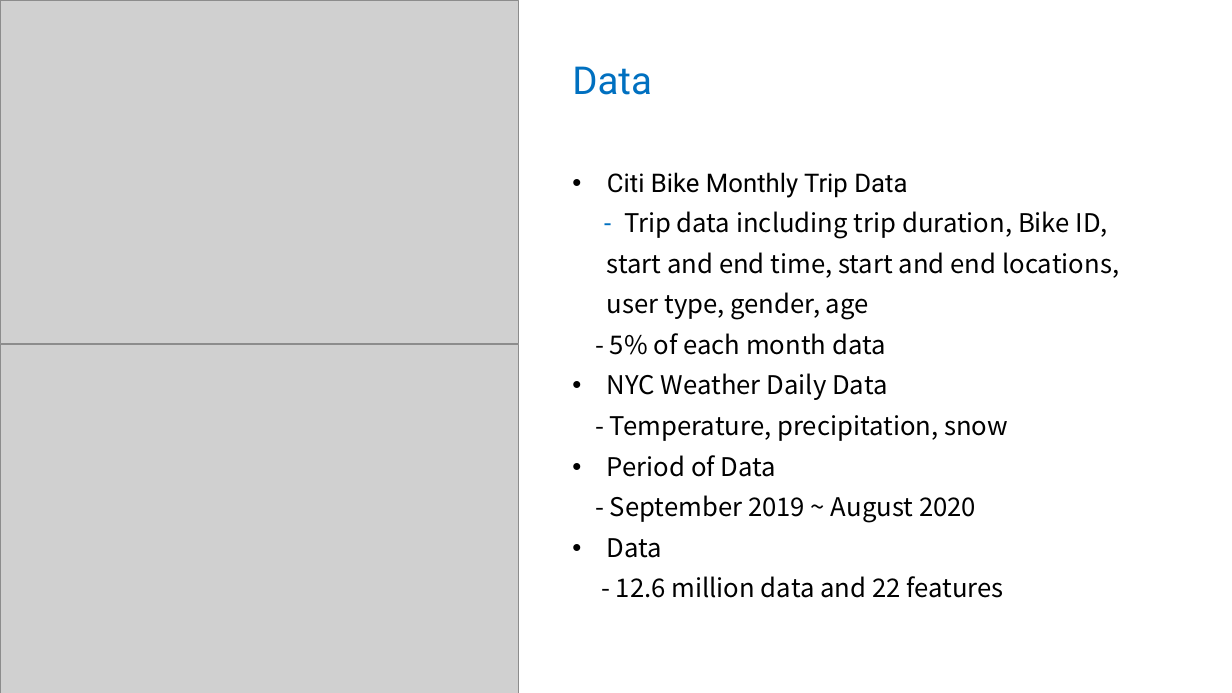
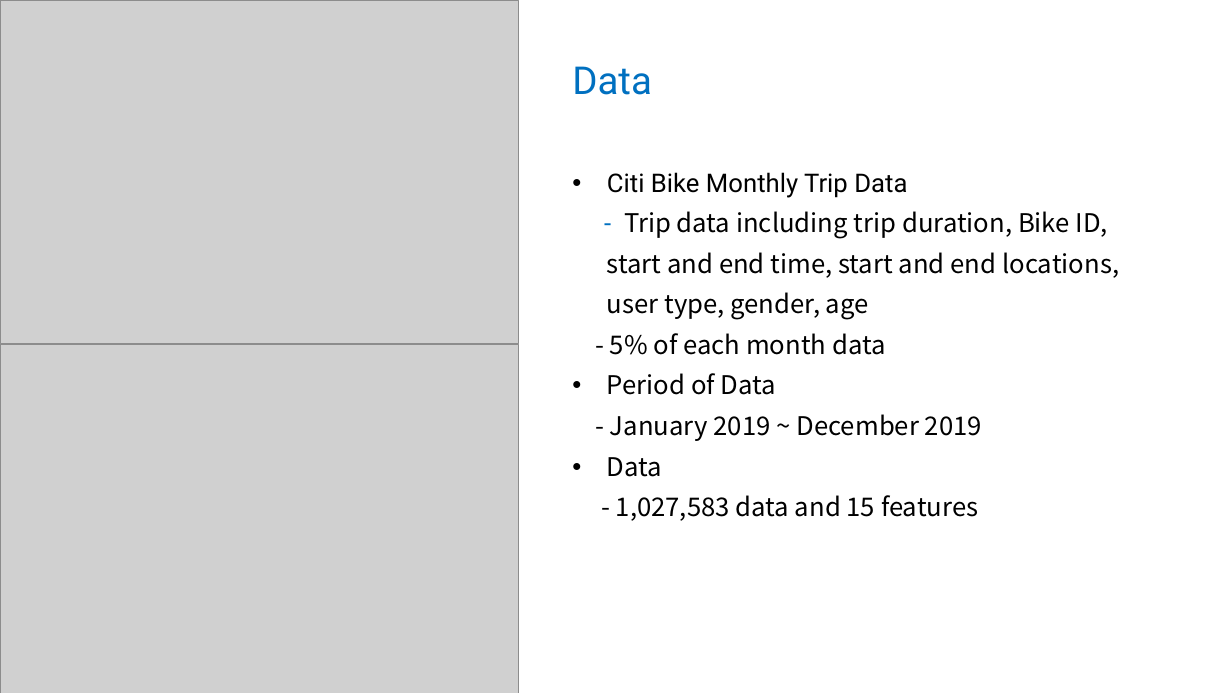
Before and after one commit to kkrlee/CitiBike-Capstone, a slide deck: slide 4 of Citi Bike.pptx (slide 3 before the commit). Drawn at 1232x693 pixels with LibreOffice and Linux fonts; fonts in the diff are those of the drawing; grey boxes stand for pictures. Boxes give left, top, right and bottom in pixels: in the first picture for what was removed or moved away, otherwise in the second. Text is boxed around its words. In the diff, an @@ line names an element or a change of style, - is before the commit and + after.

```diff
--- a/Citi Bike.pptx
+++ b/Citi Bike.pptx
@@ subtitle at box(607, 373, 1008, 441): paragraphs removed @@
-• NYC Weather Daily Data
-- Temperature, precipitation, snow
@@ subtitle at box(610, 414, 982, 441): text changed @@
-- September 2019 ~ August 2020
+- January 2019 ~ December 2019
@@ subtitle at box(616, 495, 978, 521): text changed @@
-- 12.6 million data and 22 features
+- 1,027,583 data and 15 features
```
Also in this commit, not shown: 1 other slide changed, 17 slides added, 4 slides removed, 2 other files.
